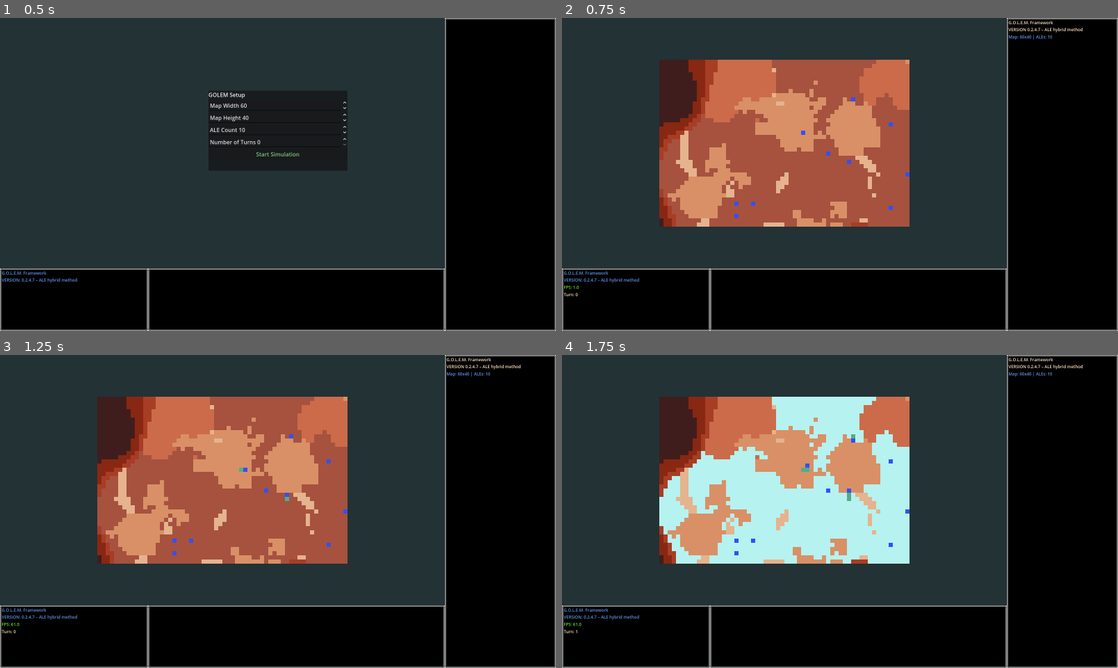
Above: before the commit, frames 1-4 (two rows, left to right).
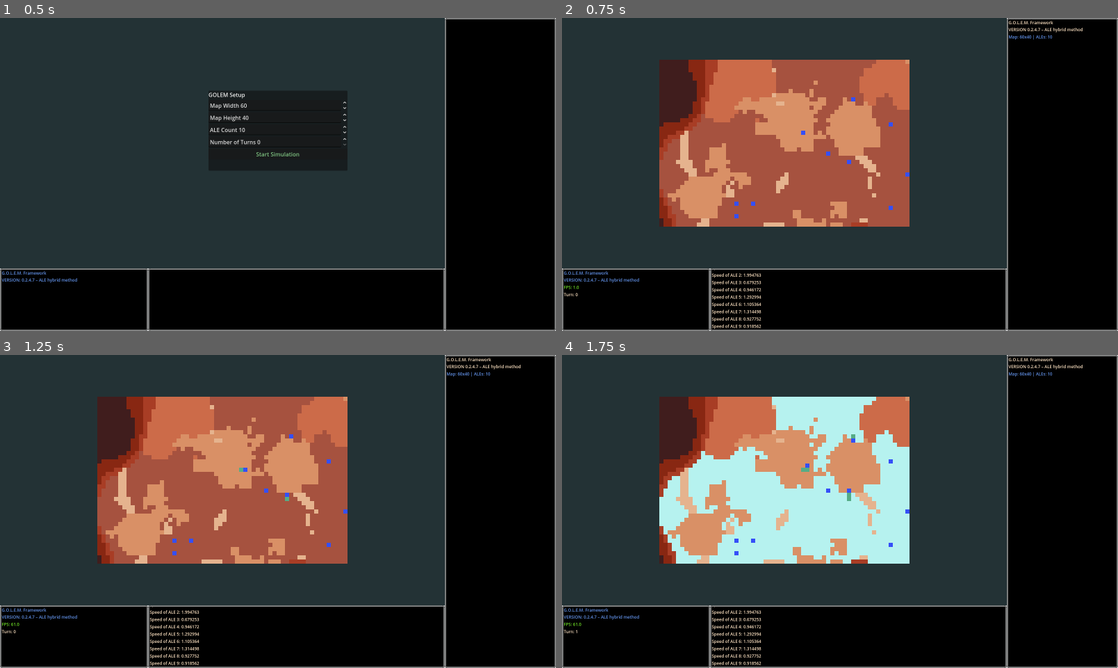
Above: after the commit, the same moments.

Repository: qgEyal/GOLEM_011
Game: Godot game, scene res://scenes/main.tscn
Same seed, same stepped clock (60 frames per second), same inputs: the game is played once before the commit and once after it.
Inputs (mouse positions are in pixels of both pictures, inside the frame that each line leads up to):
- Up to frame 1 (0.5 s): no input
- Up to frame 2 (0.75 s): click "Start Simulation" at 0.5 s
- Up to frame 3 (1.25 s): no input
- Up to frame 4 (1.75 s): tap Enter at 1.25 s; move the mouse to (962, 495) at 1.27 s; hold D (map_right) from 1.28 s (still down); hold T (change) from 1.28 s (still down); click (962, 495) at 1.42 s

Frame 1 is identical in both runs. In frame 2, 0.5% of the frame differs, in the area x 26-36%, y 80-100%; in frame 3, 0.5%; in frame 4, 0.5%.

Commit message:
Added info log to center ui section

Diff:
--- a/scenes/main.tscn
+++ b/scenes/main.tscn
@@ -13,6 +13,7 @@
 [ext_resource type="Script" uid="uid://h4xx0vsfguj" path="res://scripts/UI/message_log.gd" id="9_choun"]
 [ext_resource type="Script" uid="uid://c6bss4w3hm8va" path="res://scripts/UI/stats_panel.gd" id="9_eb6dy"]
 [ext_resource type="Script" uid="uid://cuigiebqwdef3" path="res://scripts/UI/stats_label.gd" id="9_ya4ey"]
+[ext_resource type="Script" uid="uid://dnca6c2ek1bx8" path="res://scripts/UI/info_log.gd" id="12_jkv2x"]
 
 [sub_resource type="AtlasTexture" id="AtlasTexture_dbg08"]
 atlas = ExtResource("8_icbyt")
@@ -128,6 +129,7 @@
 theme_override_styles/panel = SubResource("StyleBoxTexture_ltlv8")
 
 [node name="StatsPanel" type="VBoxContainer" parent="InterfaceRoot/MainHContainer/MainVContainer/InfoBar/StatsPanelContainer"]
+unique_name_in_owner = true
 layout_mode = 2
 script = ExtResource("9_eb6dy")
 
@@ -137,11 +139,22 @@
 text = "G.O.L.E.M. Framework"
 script = ExtResource("9_ya4ey")
 
-[node name="InfoPanel" type="PanelContainer" parent="InterfaceRoot/MainHContainer/MainVContainer/InfoBar"]
+[node name="InfoPanelContainer" type="PanelContainer" parent="InterfaceRoot/MainHContainer/MainVContainer/InfoBar"]
 layout_mode = 2
 size_flags_horizontal = 3
 size_flags_stretch_ratio = 2.0
 theme_override_styles/panel = SubResource("StyleBoxTexture_ltlv8")
+
+[node name="InfoLog" type="ScrollContainer" parent="InterfaceRoot/MainHContainer/MainVContainer/InfoBar/InfoPanelContainer"]
+layout_mode = 2
+horizontal_scroll_mode = 0
+vertical_scroll_mode = 3
+script = ExtResource("12_jkv2x")
+
+[node name="InfoPanel" type="VBoxContainer" parent="InterfaceRoot/MainHContainer/MainVContainer/InfoBar/InfoPanelContainer/InfoLog"]
+unique_name_in_owner = true
+layout_mode = 2
+size_flags_horizontal = 3
 
 [node name="SideBarContainer" type="VBoxContainer" parent="InterfaceRoot/MainHContainer"]
 layout_mode = 2
--- /dev/null
+++ b/scripts/UI/info_label.gd
@@ -0,0 +1,21 @@
+class_name InfoLabel
+extends Label
+
+const base_settings := preload("res://assets/resources/message_label_settings.tres")
+
+func _ready():
+	var custom_settings := base_settings.duplicate()
+	custom_settings.font_color = GameColors.TEXT_BLUE
+	label_settings = custom_settings
+	autowrap_mode = TextServer.AUTOWRAP_WORD_SMART
+
+func update_info(words: String, color: Color = GameColors.TEXT_BLUE) -> void:
+	self.text = words
+
+	# Create and assign a fresh LabelSettings each time (if needed)
+	if label_settings:
+		label_settings.font_color = color
+	else:
+		var new_settings := base_settings.duplicate()
+		new_settings.font_color = color
+		label_settings = new_settings
--- /dev/null
+++ b/scripts/UI/info_log.gd
@@ -0,0 +1,30 @@
+class_name InfoLog
+extends ScrollContainer
+var last_message: Message = null
+
+#@onready var message_list: VBoxContainer = $"%MessageList"
+@onready var info_panel: VBoxContainer = $"%InfoPanel"
+
+# Called when the node enters the scene tree for the first time.
+func _ready() -> void:
+	SignalBus.info_sent.connect(add_message)
+
+static func send_message(text: String, color: Color) -> void:
+	SignalBus.info_sent.emit(text, color)
+
+
+func add_message(text:String, color: Color) -> void:
+	# check if message exists. If it's identical to last message, increase count by 1
+	# otherwise create a new message
+	if (
+		last_message != null and
+		last_message.plain_text == text
+	):
+		last_message.count += 1
+	else:
+		var message := Message.new(text, color)
+		last_message = message
+		info_panel.add_child(message)
+		# keep proper frame update to stack messages in order
+		await get_tree().process_frame
+		ensure_control_visible(message)
--- /dev/null
+++ b/scripts/UI/info_panel.gd
@@ -0,0 +1,25 @@
+extends VBoxContainer
+class_name InfoPanel
+
+@export var default_color: Color = GameColors.TEXT_DEFAULT
+
+var info_labels := {}
+
+func _ready():
+	# Optionally preload default font settings
+	pass
+
+func update_info(info_name: String, info_value, color: Color = default_color) -> void:
+	var label: Label
+
+	if info_name in info_labels:
+		label = info_labels[info_name]
+	else:
+		label = Label.new()
+		label.name = info_name
+		label.label_settings = preload("res://assets/resources/message_label_settings.tres").duplicate()
+		add_child(label)
+		info_labels[info_name] = label
+
+	label.label_settings.font_color = color
+	label.text = "%s: %s" % [info_name, info_value]
--- a/scripts/entities/ale.gd
+++ b/scripts/entities/ale.gd
@@ -34,6 +34,8 @@
 
 @export var seal_symbol : SEALSymbol
 var ale_id : int = -1
+
+
 
 # ───────────────────────────────── INITIALIZATION
 func initialize(
@@ -88,6 +90,7 @@
 	if definition == null:
 		set_definition(_fallback_definition)
 
+
 	prev_grid_pos = grid_pos
 	set_process_mode(PROCESS_MODE_PAUSABLE)
 
@@ -105,6 +108,10 @@
 
 	# Speed
 	move_speed = randf_range(definition.min_speed, definition.max_speed)
+	# display speed of individual Ales in Info window
+	var speed_msg : String = ("Speed of ALE %d: %f " % [ale_id, move_speed])
+	InfoLog.send_message(speed_msg, GameColors.TEXT_DEFAULT)
+
 
 	# Grid size (SEAL)
 	symbol_grid_size = definition.seal_grid_size
--- a/scripts/main.gd
+++ b/scripts/main.gd
@@ -14,7 +14,11 @@
 @onready var ale_manager : ALEManager  = $ALEManager
 @onready var nav_cam     : Camera2D    = $NavCam
 @onready var grid_vis    : Node2D      = $GridVis
-@onready var stats_panel : StatsPanel  = $"../../../InfoBar/StatsPanelContainer/StatsPanel"
+#@onready var stats_panel : StatsPanel  = $"../../../InfoBar/StatsPanelContainer/StatsPanel"
+@onready var stats_panel: StatsPanel = %StatsPanel
+
+
+
 @onready var simulation_menu : SimulationMenu = $"../SimulationMenu"
 @onready var pause_label : Label = $"../CanvasLayer/PauseLabel"
 
@@ -88,6 +92,7 @@
 			GOLEM_VERSION,
 			GameColors.TEXT_BLUE
 		)
+
 
 # ───────────────────────────────── FRAME LOOP
 func _process(delta : float) -> void:
--- a/scripts/seal/seal_symbol.gd
+++ b/scripts/seal/seal_symbol.gd
@@ -6,7 +6,7 @@
 
 ## --- Symbol specification ---------------------------------------------------
 ## Grid is always square. 3 ≤ grid_size ≤ 8.
-## mirror_type matches the 7 modes you defined earlier.
+## mirror_type matches the 7 mirroring modes
 enum MirrorType  {
 	HORIZONTAL,
 	VERTICAL,
@@ -14,7 +14,7 @@
 	DIAGONAL_TL_BR,
 	DIAGONAL_TR_BL,
 	CROSS_DIAGONAL,
-	SPIRAL_CLOCKWISE
+	SPIRAL
 }
 
 @export var grid_size : int = 3 : set = _set_grid_size
@@ -86,7 +86,7 @@
 	var mirror_names := [
 		"HORIZONTAL", "VERTICAL", "CROSS",
 		"DIAGONAL_TL_BR", "DIAGONAL_TR_BL",
-		"CROSS_DIAGONAL", "SPIRAL_CLOCKWISE"
+		"CROSS_DIAGONAL", "SPIRAL"
 	]
 	return "SEALSymbol(size=%d, mirror=%s, bits=%s)" % [
 		grid_size,
--- a/scripts/utlities/signal_bus.gd
+++ b/scripts/utlities/signal_bus.gd
@@ -4,4 +4,5 @@
 General Signal utility to catch and emit signals from other nodes
 This is set as a singleton (in the Globals config)
 """
-signal message_sent(text, color)
+signal message_sent(text, color) # for message_log
+signal info_sent(text, color) # for info_log
Not shown: 1 places in scenes/main.tscn that only renumber resources
Not shown, added: scripts/UI/info_label.gd.uid
Not shown, added: scripts/UI/info_log.gd.uid
Not shown, added: scripts/UI/info_panel.gd.uid
